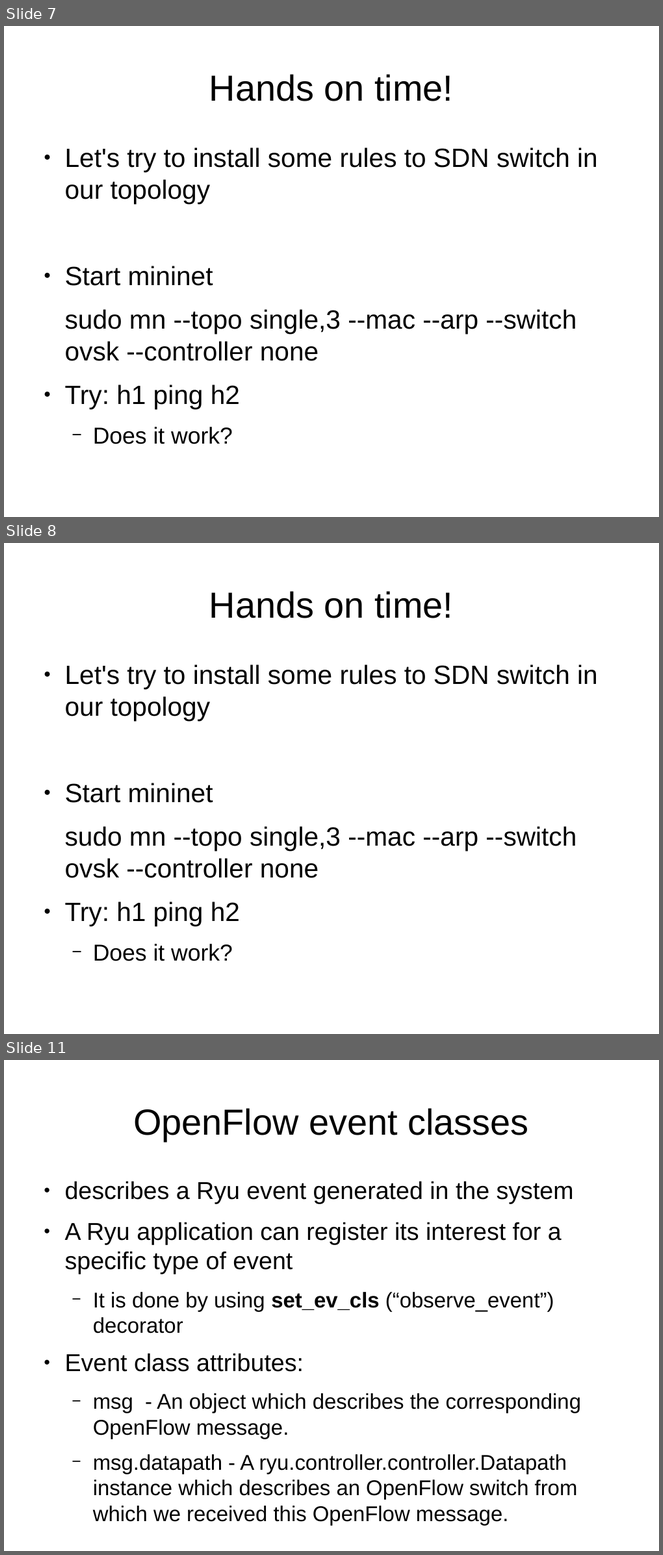
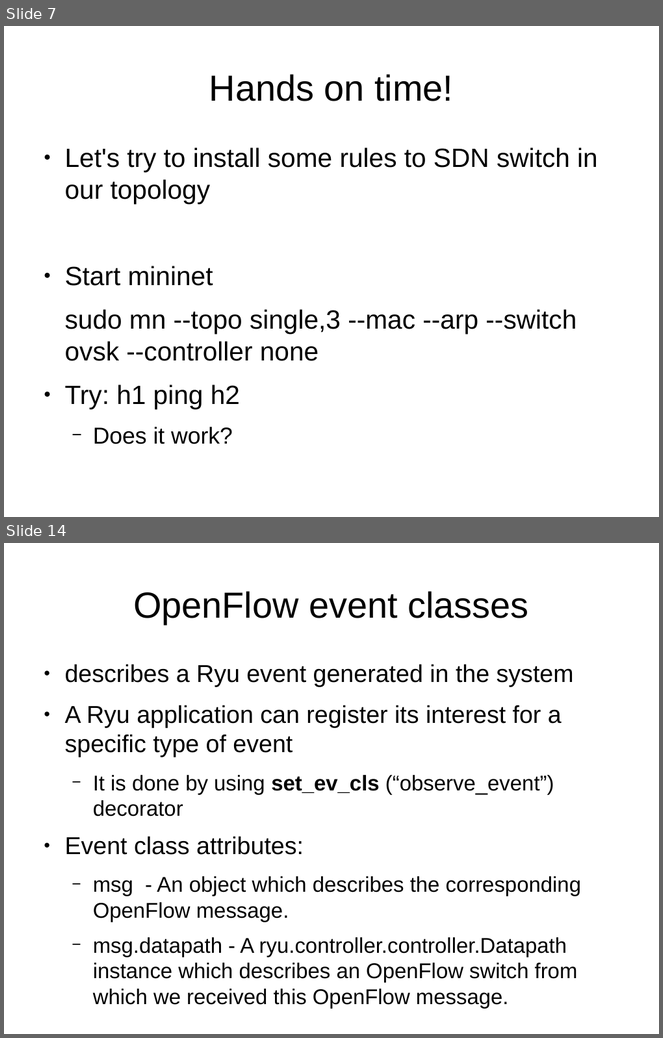
Before and after one commit to michalg9/sdnws, a slide deck: presentation.odp. Shown one above the other, each under a label of ours: slides 7, 8 and 11 before the commit, slides 7 and 14 after it; the slides between them are not shown. The pictures are 663x1555 and 663x1038 pixels, drawn with LibreOffice and Linux fonts; fonts in the diff are those of the drawing. Boxes give left, top, right and bottom in pixels: in the first picture for what was removed or moved away, otherwise in the second. Text is boxed around its words. In the diff, an @@ line names an element or a change of style, - is before the commit and + after.

```diff
--- a/presentation.odp
+++ b/presentation.odp
@@ slide 8 removed at bbox=[4, 543, 659, 1034], background #FFFFFF @@
@@ title removed at bbox=[209, 591, 453, 618] @@
-Hands on time!
@@ text removed at bbox=[65, 665, 598, 926] @@
-● Let's try to install some rules to SDN switch in our topology
-● Start mininet
-sudo mn --topo single,3 --mac --arp --switch ovsk --controller none
-● Try: h1 ping h2
-  − Does it work?
@@ what was slide 11 is now slide 14 @@
```
Also in this commit, not shown: 1 slide changed, 5 slides added, 1 other slide removed, 6 other files.
